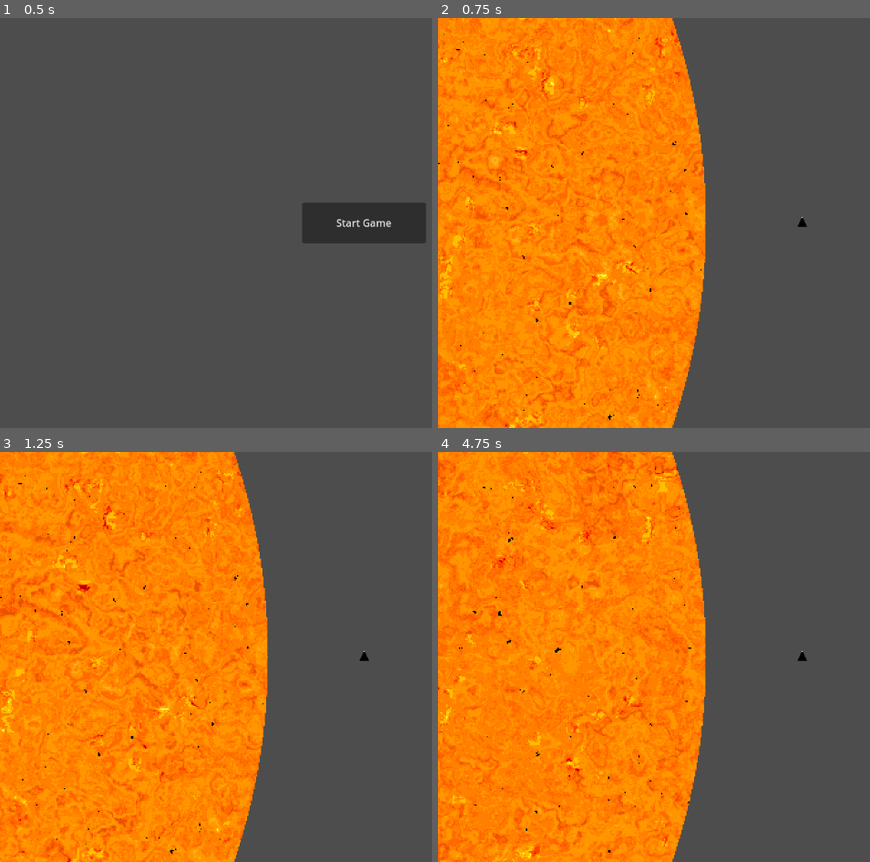
Above: before the commit, frames 1-4 (two rows, left to right).
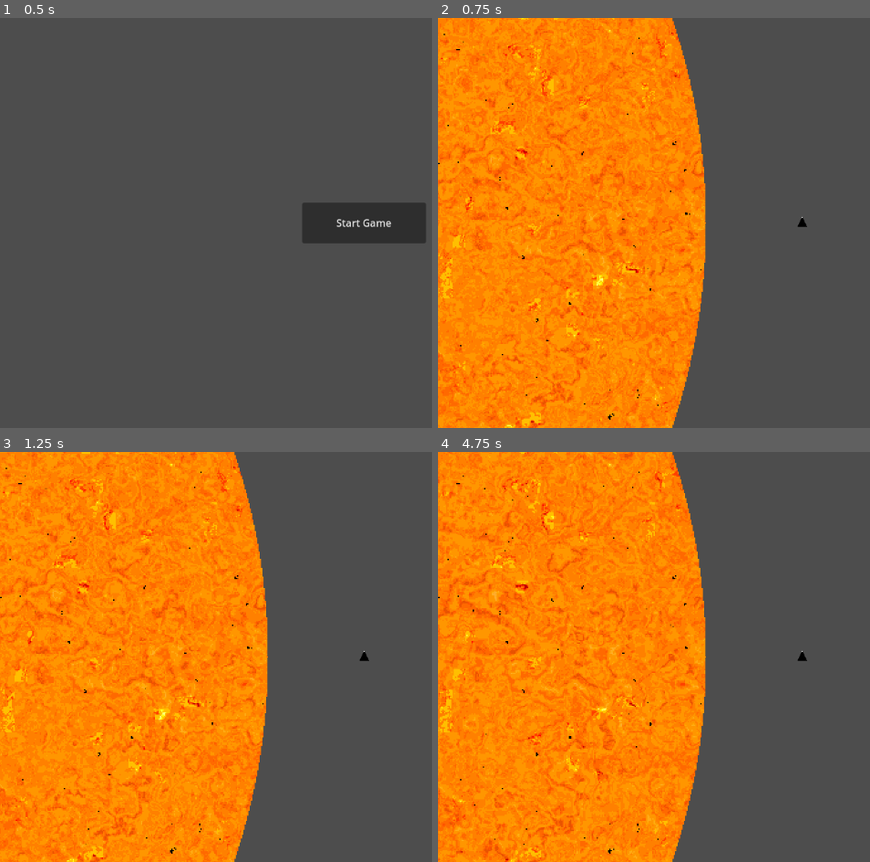
Above: after the commit, the same moments.

Repository: IsaacBWSCW/Event-Horizon
Game: Godot game, scene res://scenes/main_menu/main_menu.tscn
Same seed, same stepped clock (60 frames per second), same inputs: the game is played once before the commit and once after it.
Inputs (mouse positions are in pixels of both pictures, inside the frame that each line leads up to):
- Up to frame 1 (0.5 s): no input
- Up to frame 2 (0.75 s): click "Start Game" at 0.5 s
- Up to frame 3 (1.25 s): no input
- Up to frame 4 (4.75 s): move the mouse to (outside the picture) at 1.27 s; click (outside the picture) at 1.42 s; move the mouse to (658, 677) at 2.02 s; click (658, 677) at 2.17 s; move the mouse to (outside the picture) at 2.77 s; click (outside the picture) at 2.92 s; move the mouse to (766, 739) at 3.52 s; click (766, 739) at 3.67 s; move the mouse to (outside the picture) at 4.27 s; click (outside the picture) at 4.42 s

Frame 1 is identical in both runs. In frame 2, 5.6% of the frame differs, in the area x 0-62%, y 0-100%; in frame 3, 9.0%; in frame 4, 13%.

Commit message:
Update Sun Shader
Updated sun shader to use squared distance instead of distance to draw the circle.
Updated sun shader to render at 12fps.
Slowed down the sun shader animation from 10% speed to 2% speed.
Generated imports for assets.

Diff:
--- a/scenes/game/game.tscn
+++ b/scenes/game/game.tscn
@@ -130,13 +130,19 @@
 	return total / maxAmplitude;
 }
 
+float distanceSquared(vec2 a, vec2 b) {
+	vec2 d = a - b;
+	return dot(d,d);
+}
+
 void fragment() {
 	vec2 uvPixel = floor(UV * 1000.0 + 0.5) / 1000.0;
 
-	if (distance(uvPixel, vec2(0.5, 0.5)) > 0.5) {
+	if (distanceSquared(uvPixel, vec2(0.5, 0.5)) > 0.25) {
 		COLOR = vec4(0.0);
 	} else {
-		float time = TIME / 10.0;
+		float time = floor(TIME * 12.0) / 12.0 / 50.0;
+		//float time = TIME / 50.0;
 
 		// Base turbulence
 		float turbulence_scale = 32.0;
Not shown, added: assets/drafts/basic resources - draft.png.import
Not shown, added: assets/planets/cold/cold1.png.import
Not shown, added: assets/planets/cold/cold2.png.import
Not shown, added: assets/planets/cold/cold3.png.import
Not shown, added: assets/planets/cold/cold4.png.import
Not shown, added: assets/planets/cold/cold5.png.import
Not shown, added: assets/planets/cold/cold6.png.import
Not shown, added: assets/planets/dust/dust1.png.import
Not shown, added: assets/planets/dust/dust2.png.import
Not shown, added: assets/planets/dust/dust3.png.import
Not shown, added: assets/planets/gas/gas1.png.import
Not shown, added: assets/planets/goldilocks/planet.png.import
(and 16 more such lines)
